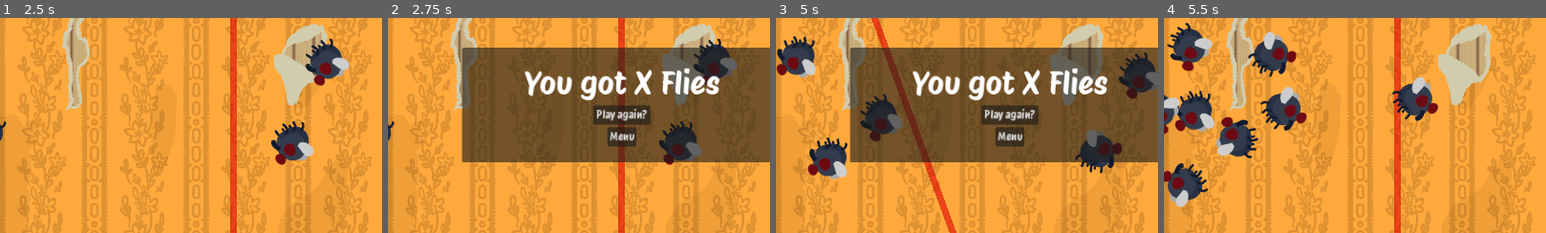
Above: before the commit, frames 1-4 (left to right).
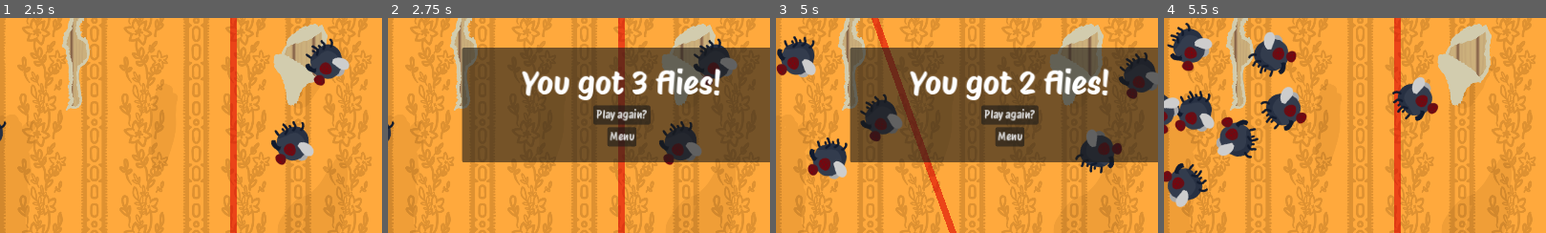
Above: after the commit, the same moments.

Repository: charlottebecconsall/fly-on-the-wall
Game: Godot game, scene res://scenes/menu.tscn
Two runs of this game, one before a commit and one after it. Both use one fixed random seed, a clock stepped at 60 frames per second and the inputs below.
Inputs (mouse positions are % of the whole screen's width and height, from its top left):
- Up to frame 1 (2.5 s): click "Play game" at 0.5 s; click "Click me to FIRE" at 1.25 s; click "Click me to FIRE" at 2 s
- Up to frame 2 (2.75 s): no input
- Up to frame 3 (5 s): click "Play again?" at 2.75 s; click "Click me to FIRE" at 3.5 s; move the mouse to (72, 45) at 4.27 s; hold A (aim_left) from 4.28 s (still down); click (72, 45) at 4.42 s
- Up to frame 4 (5.5 s): release A (aim_left) at 5 s; click "Play again?" at 5 s
The pictures show only the part of the screen within x 19-69%, y 23-73%; the shares and areas given below are measured in that part.

Frame 1 is identical in both runs. In frame 2, 3.4% of the frame differs, in the area x 35-88%, y 23-39%; in frame 3, 3.5%; in frame 4, nothing differs.
Error before the commit: Invalid assignment of property or key 'text' with value of type 'String' on a base object of type 'null instance'. (res://scenes/main_game.gd:52)

Commit message:
Bug fixes

Diff:
--- a/scenes/gun.gd
+++ b/scenes/gun.gd
@@ -41,9 +41,9 @@
 
 
 func shoot():
-	$Gunshot.play()
 	if not can_shoot:
 		return
+	$Gunshot.play()
 	var bullet = preload("res://scenes/bullet.tscn").instantiate() as Node2D
 	bullet.global_position = global_position
 	bullet.global_rotation = global_rotation
--- a/scenes/main_game.gd
+++ b/scenes/main_game.gd
@@ -49,7 +49,7 @@
 		end_text += "\nAmazing work!"
 	if flies_got == 0:
 		end_text += "\nMight need some practice..."
-	$EndScreen/VBoxContainer/Label.text = end_text
+	%EndScreenLabel.text = end_text
 
 func _on_try_again_pressed() -> void:
 	get_tree().reload_current_scene()
--- a/scenes/main_game.tscn
+++ b/scenes/main_game.tscn
@@ -65,7 +65,7 @@
 
 [node name="PreviewRay" type="RayCast2D" parent="Gun"]
 enabled = false
-target_position = Vector2(1000, 0)
+target_position = Vector2(10000, 0)
 collision_mask = 2
 collide_with_areas = true
 collide_with_bodies = false
@@ -103,7 +103,8 @@
 [node name="VBoxContainer" type="VBoxContainer" parent="EndScreen/MarginContainer"]
 layout_mode = 2
 
-[node name="Label" type="Label" parent="EndScreen/MarginContainer/VBoxContainer"]
+[node name="EndScreenLabel" type="Label" parent="EndScreen/MarginContainer/VBoxContainer"]
+unique_name_in_owner = true
 custom_minimum_size = Vector2(400, 0)
 layout_mode = 2
 size_flags_vertical = 3
